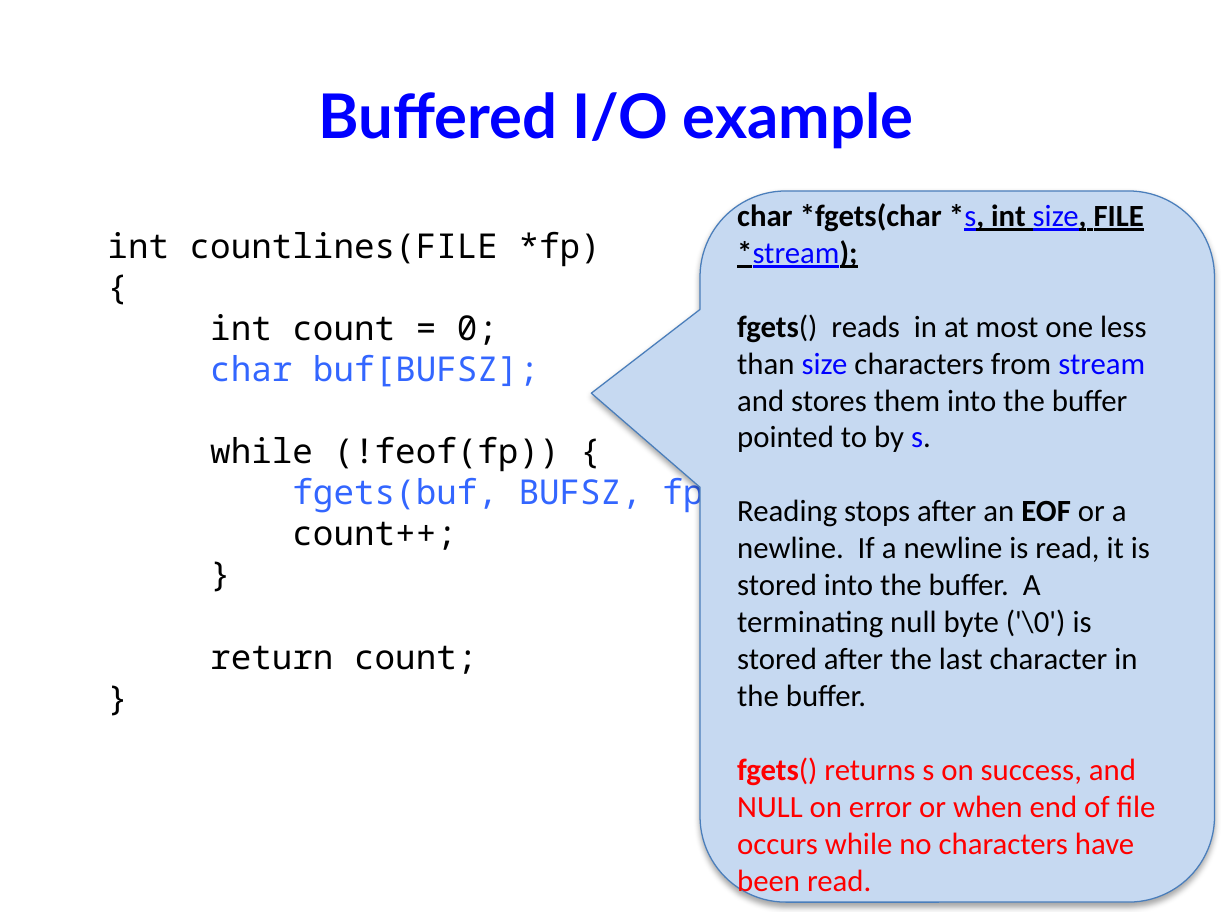
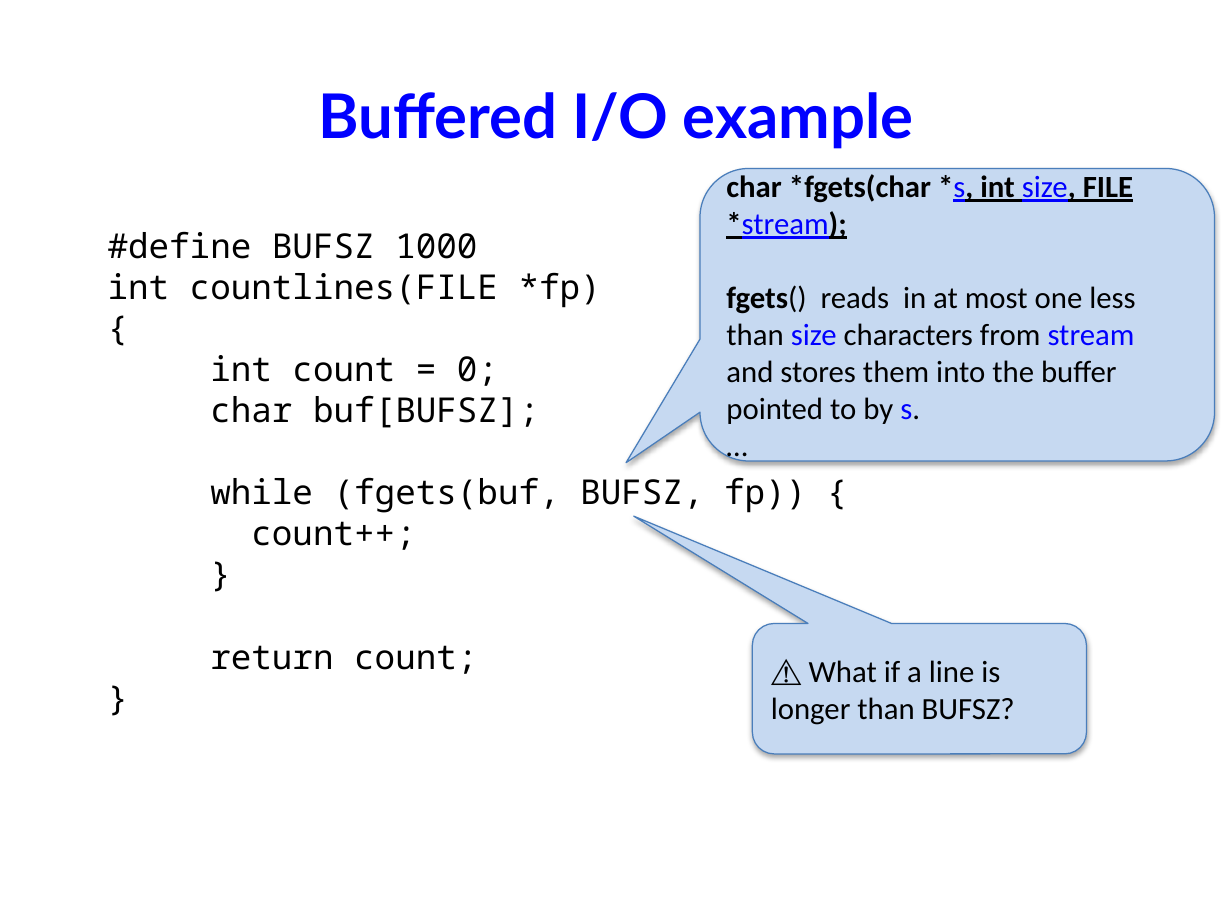
Before and after one commit to NYU-CSO/nyu-cso.github.io, a slide deck: slide 22 of notes/07-largec-io.pptx (slide 27 before the commit). Drawn at 1232x924 pixels with LibreOffice and Linux fonts; fonts in the diff are those of the drawing. Boxes give left, top, right and bottom in pixels: in the first picture for what was removed or moved away, otherwise in the second. Text is boxed around its words. In the diff, an @@ line names an element or a change of style, - is before the commit and + after.

```diff
--- a/notes/07-largec-io.pptx
+++ b/notes/07-largec-io.pptx
@@ rounded speech box "char *fgets(char *s, int size, ...": place and size @@
-rounded speech box "char *fgets(char *s, int size, ..." at [700,191,1215,902]
+rounded speech box "char *fgets(char *s, int size, ..." at [700,169,1215,461]
@@ rounded speech box "char *fgets(char *s, int size, ..." at [700,169,1215,461]: proportions changed @@
@@ text at [108,231,477,259]: paragraph added @@
+#define BUFSZ 1000
@@ text at [210,395,539,428]: text colour #3366FF to #000000 in "char buf[BUFSZ];" @@
@@ text at [210,477,806,513]: text changed; text colour #3366FF to #000000 @@
-while (!feof(fp)) {
-fgets(buf, BUFSZ, fp);
+while (fgets(buf, BUFSZ, fp)) {
@@ text in rounded speech box at [737,499,1156,899]: text changed @@
-Reading stops after an EOF or a newline. If a newline is read, it is stored into the buffer. A terminating null byte ('\0') is stored after the last character in the buffer.
-fgets() returns s on success, and NULL on error or when end of file occurs while no characters have been read.
+…
@@ rounded speech box added at [753,623,1087,754], fill #C6D9F1, outline #4B7EBC 0.75 pt, 18 pt, text #000000 @@
+⚠️ What if a line is longer than BUFSZ?
```
Also in this commit, not shown: 11 other slides changed, 3 slides added, 9 slides removed, 6 other files.
